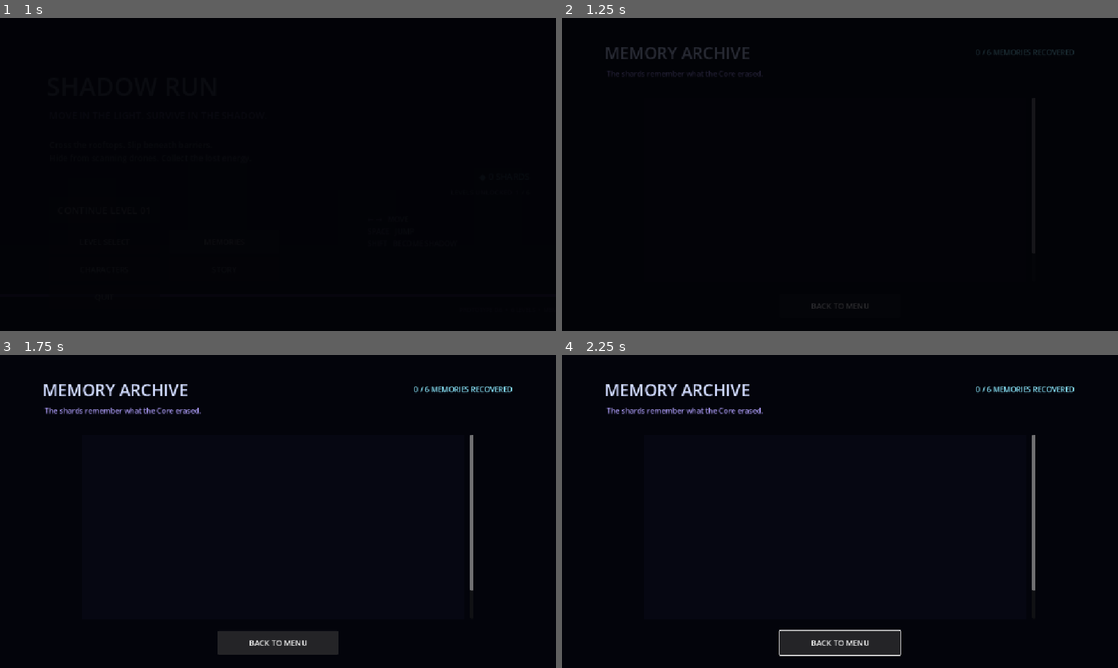
Above: before the commit, frames 1-4 (two rows, left to right).
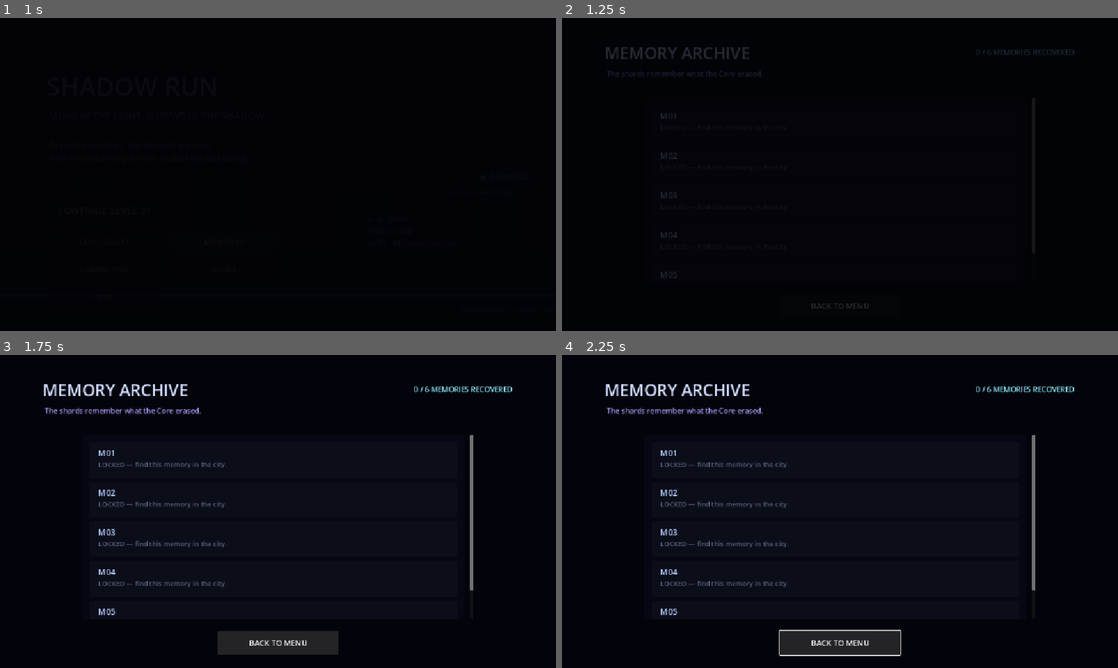
Above: after the commit, the same moments.

Repository: Yass29/shadow-run
Game: Godot game, scene res://main_menu.tscn
The game is run twice, just before and just after one commit, with the same random seed, the same clock (stepped at 60 frames per second) and the same inputs.
Inputs:
- Up to frame 1 (1 s): click "MEMORIES" at 0.5 s
- Up to frame 2 (1.25 s): no input
- Up to frame 3 (1.75 s): click "BACK TO MENU" at 1.25 s
- Up to frame 4 (2.25 s): hold Right (ui_right) from 2.03 s (still down); tap R at 2.1 s

Frame 1 is identical in both runs. In frame 2, 0.1% of the frame differs, in the area x 17-21%, y 30-84%; in frame 3, 1.0%, in the area x 17-41%, y 30-84%; in frame 4, 1.0%.
Error before the commit: Cannot call method 'get_children' on a null value. (res://memory_archive.gd:11)

Commit message:
Fix Memory Archive list node path

Diff:
--- a/memory_archive.gd
+++ b/memory_archive.gd
@@ -7,7 +7,7 @@
 	build_memories()
 
 func build_memories() -> void:
-	var list: VBoxContainer = $Panel/List
+	var list: VBoxContainer = $Scroll/Panel/List
 	for child in list.get_children():
 		child.queue_free()
 
